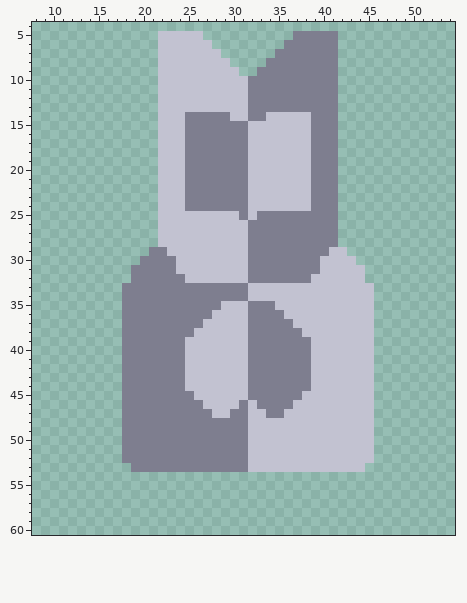
File history of a pixel-art sprite, sprites/blocks/turrets/pusher.png. That is the earlier state.
The file is 64x64 pixels. Shown: x 8..54, y 4..60.
After the commit:
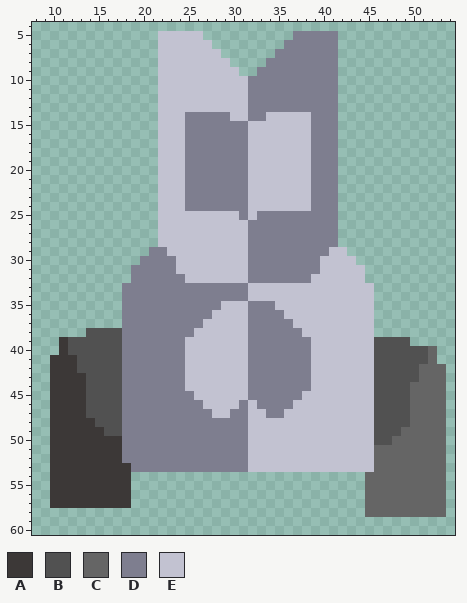
Palette (. is transparent): A #3c3837  B #515151  C #656565  D #7e7e8f  E #c2c2d1
The exact change:
y 38: x 14..17 .... -> BBBB
y 39: x 11..17 ....... -> ABBBBBB; x 46..49 .... -> BBBB
y 40: x 11..17 ....... -> ABBBBBB; x 46..52 ....... -> BBBBBBC
y 41: x 10..17 ........ -> AAABBBBB; x 46..52 ....... -> BBBBBBC
y 42: x 10..17 ........ -> AAABBBBB; x 46..53 ........ -> BBBBBCCC
y 43: x 10..17 ........ -> AAAABBBB; x 46..53 ........ -> BBBBBCCC
y 44..47: x 10..17 ........ -> AAAABBBB; x 46..53 ........ -> BBBBCCCC
y 48: x 10..17 ........ -> AAAAABBB; x 46..53 ........ -> BBBBCCCC
y 49: x 10..17 ........ -> AAAAAABB; x 46..53 ........ -> BBBCCCCC
y 50: x 10..17 ........ -> AAAAAAAA; x 46..53 ........ -> BBCCCCCC
y 51..52: x 10..17 ........ -> AAAAAAAA; x 46..53 ........ -> CCCCCCCC
y 53: x 10..18 ......... -> AAAAAAAAA; x 45..53 ......... -> ECCCCCCCC
y 54..57: x 10..18 ......... -> AAAAAAAAA; x 45..53 ......... -> CCCCCCCCC
y 58: x 45..53 ......... -> CCCCCCCCC
Pixel boxes of the changes (left, top, right, bottom) in both pictures:
added: (50, 328, 131, 508)
added: (365, 337, 446, 517)
